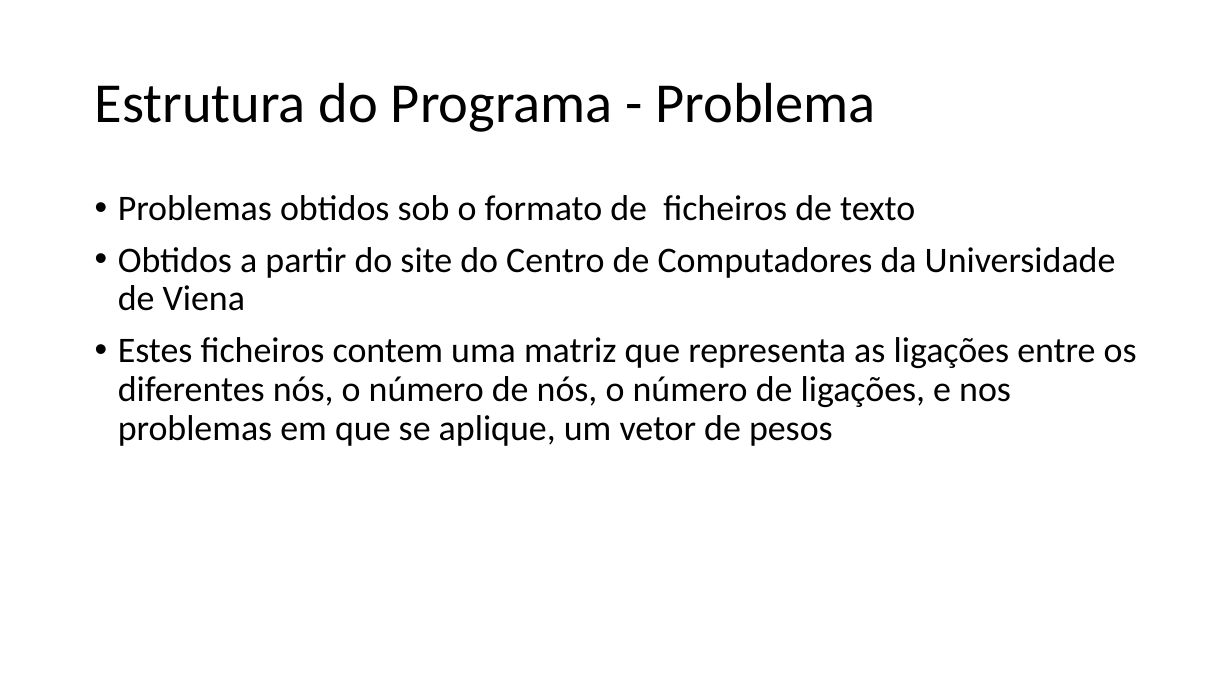
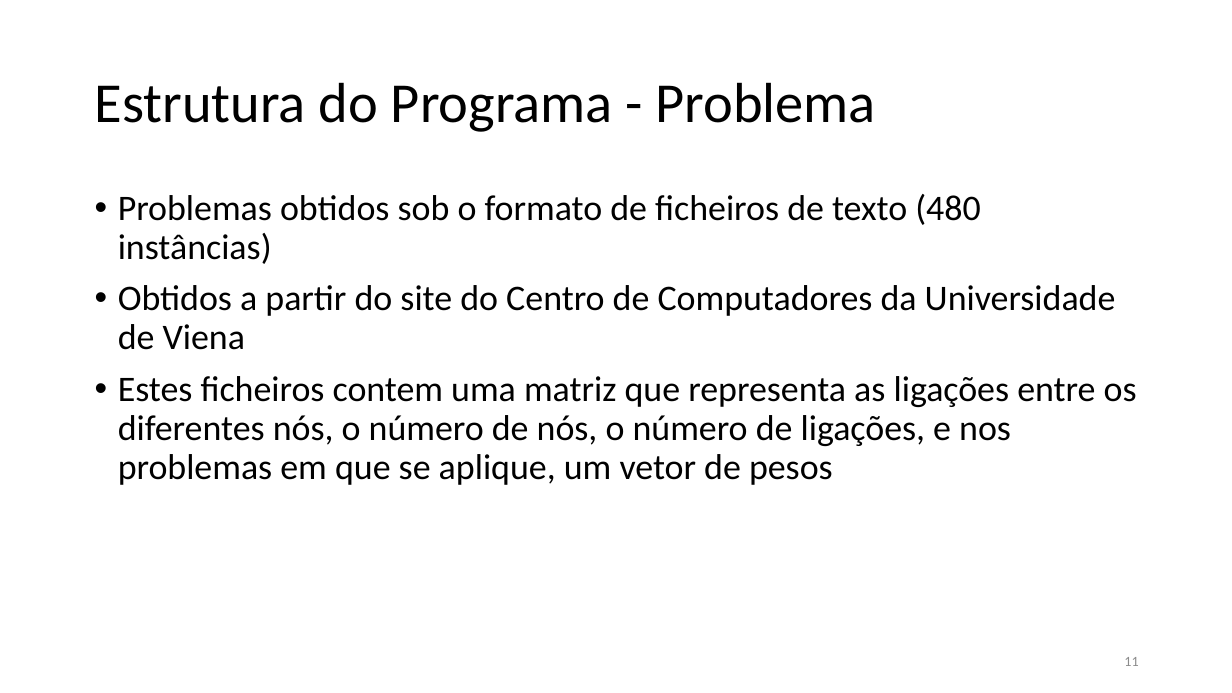
Before and after one commit to xQsme/RLP_Qt, a slide deck: slide 11 of powerpoint_defesa.pptx (slide 13 before the commit). Drawn at 1232x693 pixels with LibreOffice and Linux fonts; fonts in the diff are those of the drawing. Boxes give left, top, right and bottom in pixels: in the first picture for what was removed or moved away, otherwise in the second. Text is boxed around its words. In the diff, an @@ line names an element or a change of style, - is before the commit and + after.

```diff
--- a/powerpoint_defesa.pptx
+++ b/powerpoint_defesa.pptx
@@ text at (118, 194, 980, 264): text changed @@
-• Problemas obtidos sob o formato de ficheiros de texto
+• Problemas obtidos sob o formato de ficheiros de texto (480 instâncias)
@@ page number added at (1124, 657, 1138, 666), 11 pt, text #8C8C8C @@
+11
```
Also in this commit, not shown: 30 other slides changed, 2 slides removed.
